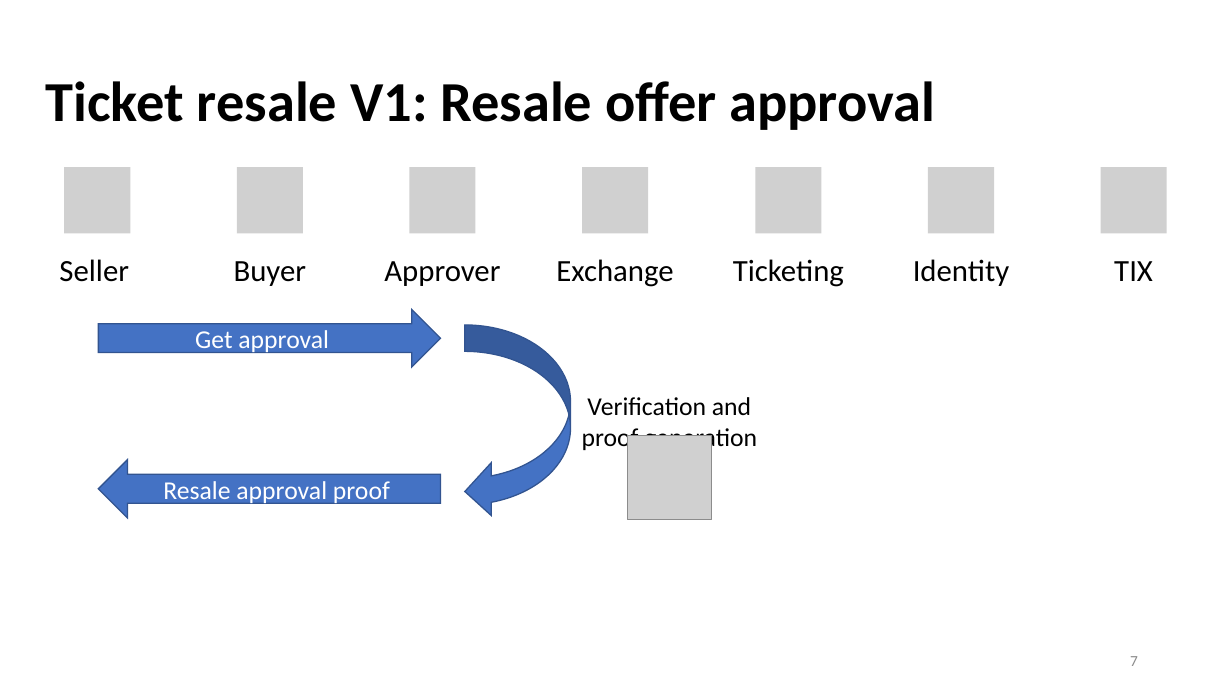
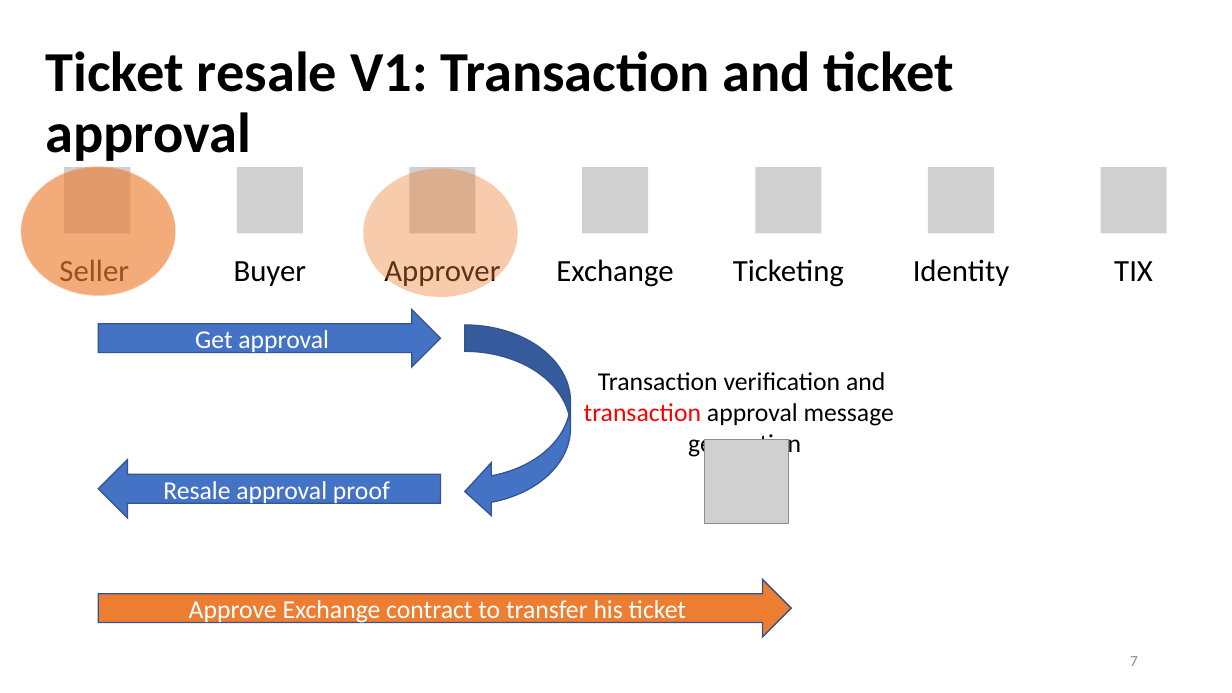
Before and after one commit to yanngabb/marketplace, a slide deck: slide 7 of rapport/Master_Thesis_Presentation_Yann_Gabbud.pptx. Drawn at 1232x693 pixels with LibreOffice and Linux fonts; fonts in the diff are those of the drawing; grey boxes stand for pictures. Boxes give left, top, right and bottom in pixels: in the first picture for what was removed or moved away, otherwise in the second. Text is boxed around its words. In the diff, an @@ line names an element or a change of style, - is before the commit and + after.

```diff
--- a/rapport/Master_Thesis_Presentation_Yann_Gabbud.pptx
+++ b/rapport/Master_Thesis_Presentation_Yann_Gabbud.pptx
@@ text at (46,51,954,161): text changed @@
-Ticket resale V1: Resale offer approval
+Ticket resale V1: Transaction and ticket approval
@@ ellipse added at (21,167,176,296), fill #ED7D31 at 40% opacity @@
@@ ellipse added at (21,166,176,295), fill #ED7D31 at 40% opacity @@
@@ ellipse added at (363,168,518,297), fill #ED7D31 at 40% opacity @@
@@ text at (584,372,894,458): text changed @@
-Verification and proof generation
+Transaction verification and transaction approval message
+generation
@@ picture removed at (628,436,712,520) @@
@@ picture added at (705,439,789,523) @@
@@ right arrow added at (98,579,791,637), fill #ED7D31, outline #325491 1 pt, 20 pt, text #FFFFFF @@
+Approve Exchange contract to transfer his ticket
```
Also in this commit, not shown: 12 other slides changed, 7 slides added, 2 slides removed.
